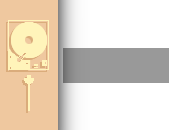
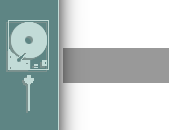
Layered file, before and after one edit (169 x 130). Changes by layer:
added group "teal" with 5 layers above "yellow" over (0, 0, 59, 130)
added layer "cable #2" in group "teal" over (8, 20, 49, 111)
added layer "hard disk shadow #2" in group "teal" over (6, 22, 47, 72)
added layer "cable shadow #2" in group "teal" over (22, 77, 32, 113)
added layer "background #2" in group "teal" over (0, 0, 58, 130)
added layer "highlight" in group "teal" over (1, 0, 59, 130)
hid group "yellow" (5 layers) over (0, 0, 58, 130)
painted on "shadow" over (0, 0, 58, 130)
